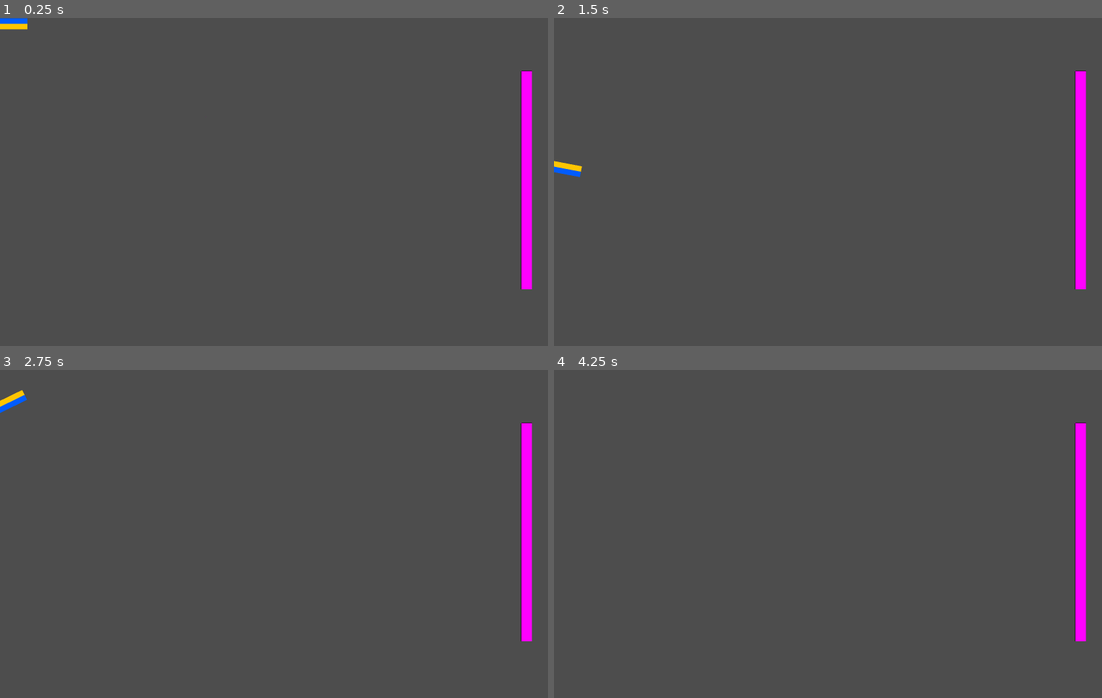
Above: before the commit, frames 1-4 (two rows, left to right).
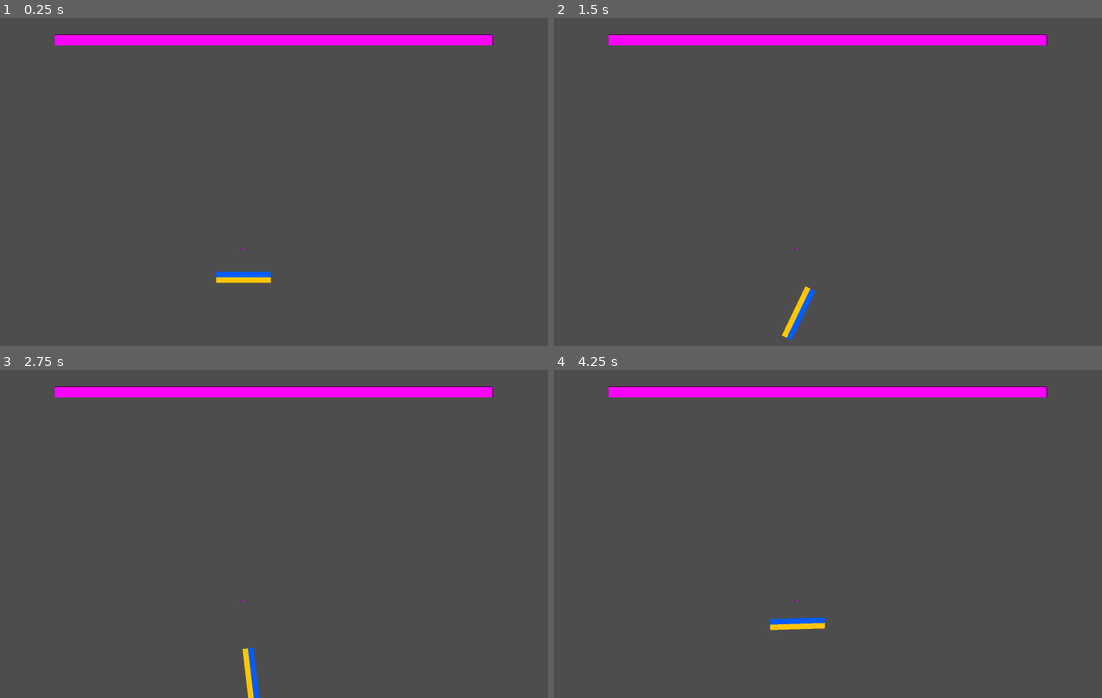
Above: after the commit, the same moments.

Repository: teros0/flappy-drone
Game: Godot game, scene res://scenes/squash.tscn
The game is run twice, just before and just after one commit, with the same random seed, the same clock (stepped at 60 frames per second) and the same inputs. This scene is started directly instead of the project's main scene.
Inputs (mouse positions are in pixels of both pictures, inside the frame that each line leads up to):
- Up to frame 1 (0.25 s): no input
- Up to frame 2 (1.5 s): move the mouse to (948, 165) at 0.52 s; hold Right (ui_right) 0.53-1.28 s; click (948, 165) at 0.67 s; move the mouse to (718, 198) at 1.27 s; hold Left (ui_left) from 1.28 s (still down)
- Up to frame 3 (2.75 s): move the mouse to (328, 461) at 2.02 s; release Left (ui_left) at 2.03 s; hold Right (ui_right) from 2.03 s (still down)
- Up to frame 4 (4.25 s): move the mouse to (800, 599) at 2.77 s; release Right (ui_right) at 2.78 s; hold Up (ui_up) 2.78-3.53 s; click (800, 599) at 2.92 s; move the mouse to (992, 583) at 3.52 s; hold Left (ui_left) from 3.53 s (still down); tap R (reset, bound only after the commit) at 4.15 s

The runs differ from the first frame. In frame 1, 4.6% of the frame differs, in the area x 0-98%, y 0-83%; in frame 2, 4.6%; in frame 3, 4.6%; in frame 4, 4.4%.
Error before the commit: Parse Error: Cannot use "self" inside a static function. (res://scripts/utils.gd:13)

Commit message:
squash proto

Diff:
--- a/project.godot
+++ b/project.godot
@@ -24,9 +24,18 @@
 window/size/viewport_width=2500
 window/size/viewport_height=1500
 
+[editor]
+
+movie_writer/movie_file="/Users/teros0/godot_games/movies/input.avi"
+
 [input]
 
 reset={
+"deadzone": 0.2,
+"events": [Object(InputEventKey,"resource_local_to_scene":false,"resource_name":"","device":-1,"window_id":0,"alt_pressed":false,"shift_pressed":false,"ctrl_pressed":false,"meta_pressed":false,"pressed":false,"keycode":0,"physical_keycode":82,"key_label":0,"unicode":114,"location":0,"echo":false,"script":null)
+]
+}
+push={
 "deadzone": 0.2,
 "events": [Object(InputEventKey,"resource_local_to_scene":false,"resource_name":"","device":-1,"window_id":0,"alt_press …(191 unchanged characters)…
 ]
--- a/scenes/squash.tscn
+++ b/scenes/squash.tscn
@@ -5,10 +5,16 @@
 [ext_resource type="Script" uid="uid://dp1jxi02ouqin" path="res://scripts/ball.gd" id="2_6kogi"]
 [ext_resource type="Script" uid="uid://brj6oc7488d5y" path="res://scripts/wall.gd" id="3_1fwq8"]
 
+[sub_resource type="PhysicsMaterial" id="PhysicsMaterial_6kogi"]
+
 [sub_resource type="CircleShape2D" id="CircleShape2D_ii624"]
-radius = 50.0
+radius = 20.0
 
 [sub_resource type="PlaceholderTexture2D" id="PlaceholderTexture2D_s87a2"]
+size = Vector2(10, 10)
+
+[sub_resource type="PhysicsMaterial" id="PhysicsMaterial_q6rv1"]
+bounce = 1.0
 
 [sub_resource type="RectangleShape2D" id="RectangleShape2D_6kogi"]
 size = Vector2(50, 1300)
@@ -20,9 +26,16 @@
 script = ExtResource("1_6kogi")
 
 [node name="Copter" parent="." unique_id=2008944575 instance=ExtResource("1_1fwq8")]
+position = Vector2(1111, 1159)
+push_speed = 1000.0
+push_duration = 0.1
+push_return_speed = 300.0
+push_return_duration = 0.04
 
 [node name="Ball" type="RigidBody2D" parent="." unique_id=834656252]
-position = Vector2(938, 422)
+position = Vector2(1105, 1053)
+mass = 0.2
+physics_material_override = SubResource("PhysicsMaterial_6kogi")
 script = ExtResource("2_6kogi")
 metadata/_edit_group_ = true
 
@@ -33,8 +46,11 @@
 texture = SubResource("PlaceholderTexture2D_s87a2")
 
 [node name="Wall" type="StaticBody2D" parent="." unique_id=399320970]
-position = Vector2(2402, 741)
+position = Vector2(1250, 100)
+rotation = 1.5707964
+physics_material_override = SubResource("PhysicsMaterial_q6rv1")
 script = ExtResource("3_1fwq8")
+dimensions = Vector2(50, 2000)
 metadata/_edit_group_ = true
 
 [node name="CollisionShape2D" type="CollisionShape2D" parent="Wall" unique_id=727719577]
--- a/scripts/ball.gd
+++ b/scripts/ball.gd
@@ -1,6 +1,35 @@
 extends RigidBody2D
 
+@export var decay_on_wall_hit: float = 10
+@export var minimum_speed: float = 0.0
+
 func _ready():
+	# Disable gravity so the ball is fully driven by collisions / impulses
+	gravity_scale = 0.0
+
 	var world_wrapper := WorldWrapper.new()
 	add_child(world_wrapper)
 	print("Screen wrapping active for: ", name)
+
+
+func _integrate_forces(state: PhysicsDirectBodyState2D) -> void:
+	# Detect collisions this physics step and, if we hit a squash wall,
+	# apply a controllable decay to the ball's speed.
+	if state.get_contact_count() == 0:
+		return
+
+	var i: int = 0
+	while i < state.get_contact_count():
+		var collider: Object = state.get_contact_collider_object(i)
+		if collider and collider.is_in_group("squash_wall"):
+			print("here")
+			if decay_on_wall_hit > 0.0:
+				var v: Vector2 = state.linear_velocity
+				var speed: float = v.length()
+				if speed > 0.0:
+					var new_speed: float = max(speed * (1.0 - decay_on_wall_hit), minimum_speed)
+					print(new_speed)
+					if new_speed < speed:
+						state.linear_velocity = v.normalized() * new_speed
+			break
+		i += 1
--- a/scripts/copter.gd
+++ b/scripts/copter.gd
@@ -17,8 +17,14 @@
 @export var max_ramp_time: float = 1.5 # Seconds to reach 0.4
 var hold_time: float = 0.0
 
-func _ready():
-	pass
+# Push (burst) action
+@export var push_speed: float = 2500.0
+@export var push_duration: float = 0.15
+@export var push_return_speed: float = 1800.0
+@export var push_return_duration: float = 0.12
+var push_time_left: float = 0.0
+var return_time_left: float = 0.0
+var push_direction: Vector2 = Vector2.ZERO
 
 func _input(event):
 	# Handle Mouse Wheel for Throttle Setting
@@ -28,12 +34,33 @@
 		elif event.button_index == MOUSE_BUTTON_WHEEL_DOWN:
 			throttle_level = clamp(throttle_level - throttle_step, 0.0, 1.0)
 
-	if get_tree().current_scene == self:
+	if Utils.is_standalone(self):
 		if Input.is_action_just_pressed("reset"):
 			get_tree().reload_current_scene()
 
 
 func _physics_process(_delta):
+	# Handle push burst
+	if Input.is_action_just_pressed("push") and push_time_left <= 0.0 and return_time_left <= 0.0:
+		_start_push()
+
+	# The punch is a forward jab, then a quick retract.
+	if push_time_left > 0.0:
+		push_time_left -= _delta
+		linear_velocity = push_direction * push_speed
+		angular_velocity = 0.0
+		if push_time_left <= 0.0:
+			_start_return()
+		return
+
+	if return_time_left > 0.0:
+		return_time_left -= _delta
+		linear_velocity = -push_direction * push_return_speed
+		angular_velocity = 0.0
+		if return_time_left <= 0.0:
+			_end_push()
+		return
+
 	var is_thrusting = Input.is_action_pressed("ui_up")
 	var rotation_input = Input.get_axis("ui_left", "ui_right")
 
@@ -64,15 +91,34 @@
 	if rotation_input != 0:
 		apply_torque(rotation_input * torque_power)
 
+
+func _start_push() -> void:
+	# Short, strong burst forward in the copter's local "forward" direction
+	# Use -transform.y so the top of the rectangle is "forward"
+	push_direction = -transform.y.normalized()
+	linear_velocity = push_direction * push_speed
+	angular_velocity = 0.0
+	push_time_left = push_duration
+
+
+func _start_return() -> void:
+	return_time_left = push_return_duration
+
+
+func _end_push() -> void:
+	linear_velocity = Vector2.ZERO
+	angular_velocity = 0.0
+	push_direction = Vector2.ZERO
+
 func _integrate_forces(state):
-	var transform = state.get_transform()
+	var body_transform = state.get_transform()
 
 	# Check if we went off the bottom
-	if transform.origin.y > screen_height:
-		transform.origin.y = 0
-		state.set_transform(transform)
+	if body_transform.origin.y > screen_height:
+		body_transform.origin.y = 0
+		state.set_transform(body_transform)
 
 	# Check if we went off the top
-	elif transform.origin.y < 0:
-		transform.origin.y = screen_height
-		state.set_transform(transform)
+	elif body_transform.origin.y < 0:
+		body_transform.origin.y = screen_height
+		state.set_transform(body_transform)
--- a/scripts/squash.gd
+++ b/scripts/squash.gd
@@ -1,3 +1,9 @@
 extends Node2D
 
 func _ready():
+	pass
+
+func _process(_delta: float):
+	if Utils.is_standalone(self):
+		if Input.is_action_just_pressed("reset"):
+			get_tree().reload_current_scene()
--- a/scripts/utils.gd
+++ b/scripts/utils.gd
@@ -9,8 +9,11 @@
 static func get_height() -> float:
 	return get_screen_size().y
 
-static func is_separate_schene():
-	return get_tree().current_scene == self
+func is_standalone(node: Node) -> bool:
+	# 1. If the node has no owner, it is likely the root of its own scene
+	# 2. We verify by checking if it is the current_scene in the tree
+	return node.is_inside_tree() and node.get_tree().current_scene == node
+
 
 func get_verbose_tree(node: Node, indent: String = "") -> String:
 	var tree_content = _build_tree_string(node, indent)
--- a/scripts/wall.gd
+++ b/scripts/wall.gd
@@ -11,6 +11,7 @@
 
 # Called when the node enters the scene tree for the first time.
 func _ready() -> void:
+	add_to_group("squash_wall")
 	_update_dimensions()
 
 func _update_dimensions():
